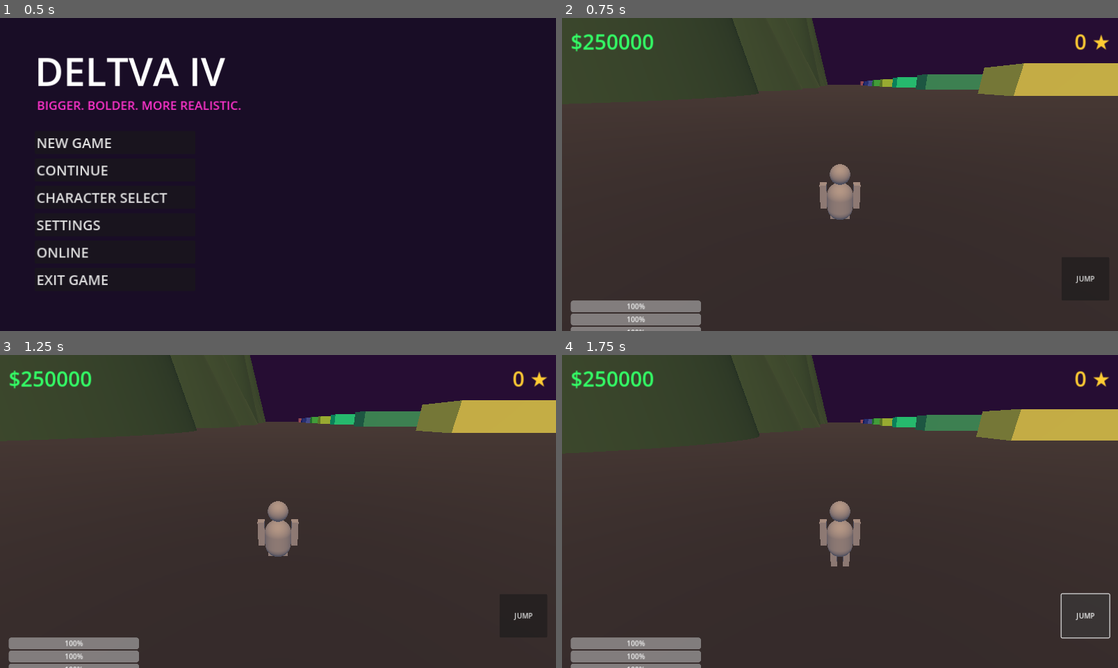
Above: before the commit, frames 1-4 (two rows, left to right).
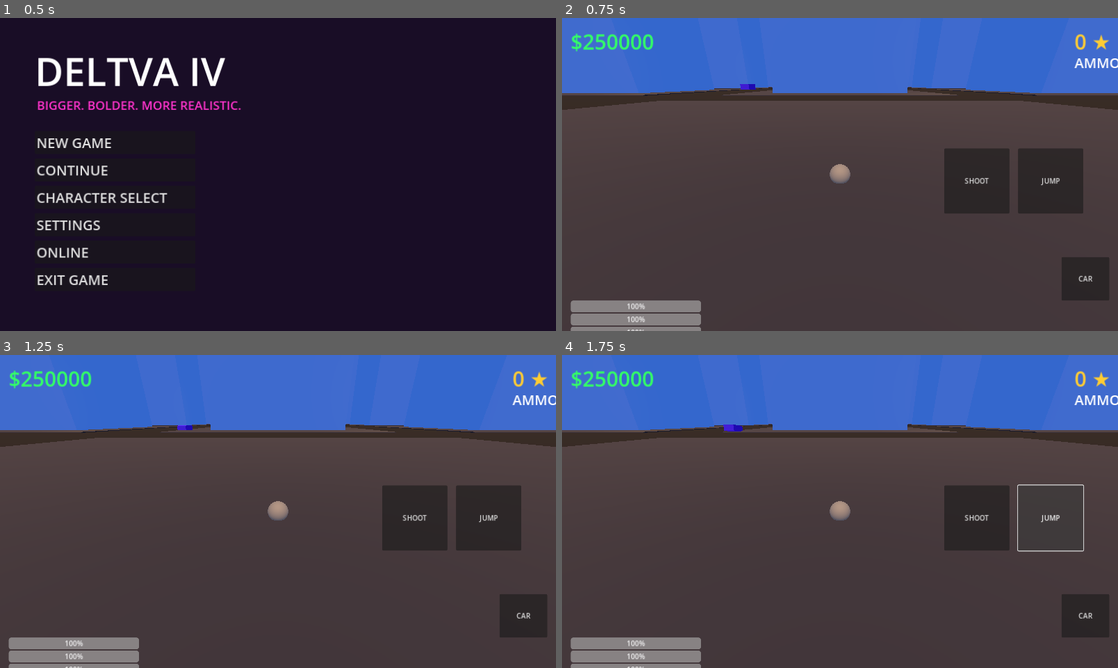
Above: after the commit, the same moments.

Repository: AniblimaxDeveloper/geta-iv-sivis
Game: Godot game, scene res://Menu.tscn
Same seed, same stepped clock (60 frames per second), same inputs: the game is played once before the commit and once after it.
Inputs:
- Up to frame 1 (0.5 s): no input
- Up to frame 2 (0.75 s): click "NEW GAME" at 0.5 s
- Up to frame 3 (1.25 s): no input
- Up to frame 4 (1.75 s): click "JUMP" at 1.25 s

Frame 1 is identical in both runs. In frame 2, 25% of the frame differs, in the area x 0-100%, y 0-85%; in frame 3, 25%; in frame 4, 27%, in the area x 0-100%, y 0-91%.
Error before the commit: Invalid assignment of property or key 'albedo_color' with value of type 'Color' on a base object of type 'null instance'. (res://Main.gd:16)
Error after the commit: Invalid assignment of property or key 'albedo_color' with value of type 'Color' on a base object of type 'null instance'. (res://Main.gd:19)

Commit message:
feat: Phase 16 - Procedural Rigging, Shooting, Police AI, Interactive Vehicles

Diff:
--- a/Main.gd
+++ b/Main.gd
@@ -6,12 +6,15 @@
 @onready var hud_armor = $UI/ArmorBar
 @onready var hud_stamina = $UI/StaminaBar
 @onready var hud_wanted = $UI/WantedLabel
+@onready var hud_ammo = $UI/AmmoLabel
 
 var wanted_level: int = 0
+var police_spawned: bool = false
 
 func _ready():
     generate_world()
-    # Terapkan warna karakter yang dipilih
+    spawn_vehicles(15)
+    # Terapkan warna karakter
     var col = Global.char_colors[Global.selected_char]
     player.get_node("MeshRoot/Body").material_override.albedo_color = col
 
@@ -21,86 +24,131 @@
     hud_armor.value = Global.armor
     hud_stamina.value = Global.stamina
     hud_wanted.text = str(wanted_level) + " ★"
+    hud_ammo.text = "AMMO: " + str(player.ammo)
 
 func generate_world():
-    # 1. Lantai Dasar Raksasa
+    # 1. Lantai Aspal
     var ground = StaticBody3D.new()
     var floor_mesh = MeshInstance3D.new()
     var plane = PlaneMesh.new()
-    plane.size = Vector2(2000, 2000)
+    plane.size = Vector2(1000, 1000)
     floor_mesh.mesh = plane
     var f_mat = StandardMaterial3D.new()
-    f_mat.albedo_color = Color(0.15, 0.15, 0.18)
+    f_mat.albedo_color = Color(0.1, 0.1, 0.12)
     floor_mesh.material_override = f_mat
     var col = CollisionShape3D.new()
     var shape = BoxShape3D.new()
-    shape.size = Vector3(2000, 1, 2000)
+    shape.size = Vector3(1000, 1, 1000)
     col.shape = shape
     col.position.y = -0.5
     ground.add_child(floor_mesh)
     ground.add_child(col)
     add_child(ground)
 
-    # 2. ZONA KOTA (X > 0, Z > 0)
-    for x in range(1, 8):
-        for z in range(1, 8):
+    # 2. Grid Kota
+    var block_size = 80
+    for x in range(-4, 5):
+        for z in range(-4, 5):
+            # Trotoar
+            var sidewalk = MeshInstance3D.new()
+            var s_box = BoxMesh.new()
+            s_box.size = Vector3(60, 0.2, 60)
+            sidewalk.mesh = s_box
+            var s_mat = StandardMaterial3D.new()
+            s_mat.albedo_color = Color(0.2, 0.2, 0.25)
+            sidewalk.material_override = s_mat
+            sidewalk.position = Vector3(x * block_size, 0.1, z * block_size)
+            add_child(sidewalk)
+
+            # Gedung
             var b = StaticBody3D.new()
             var m = MeshInstance3D.new()
             var b_box = BoxMesh.new()
             var h = randf_range(40, 150)
-            b_box.size = Vector3(30, h, 30)
+            b_box.size = Vector3(40, h, 40)
             m.mesh = b_box
             var mat = StandardMaterial3D.new()
-            mat.albedo_color = Color(0.1, 0.1, 0.2)
+            mat.albedo_color = Color(0.1, 0.1, 0.15)
             mat.emission_enabled = true
-            mat.emission = Color(0.2, 0.4, 0.8) # Jendela biru
+            mat.emission = Color(0.2, 0.4, 0.8)
             m.material_override = mat
-            b.position = Vector3(x * 80, h/2, z * 80)
+
+            var c = CollisionShape3D.new()
+            var s = BoxShape3D.new()
+            s.size = b_box.size
+            c.shape = s
+
+            b.position = Vector3(x * block_size, h/2, z * block_size)
             b.add_child(m)
+            b.add_child(c)
             add_child(b)
 
-    # 3. ZONA PANTAI (X < 0, Z > 0)
-    for x in range(-8, 0):
-        for z in range(1, 8):
-            var palm = Node3D.new()
-            var trunk = MeshInstance3D.new()
-            var cyl = CylinderMesh.new()
-            cyl.height = 15.0
-            trunk.mesh = cyl
-            trunk.position.y = 7.5
-            var t_mat = StandardMaterial3D.new()
-            t_mat.albedo_color = Color(0.4, 0.2, 0.1)
-            trunk.material_override = t_mat
-            palm.add_child(trunk)
-            palm.position = Vector3(x * 80, 0, z * 80)
-            add_child(palm)
+            # Lampu Jalan (Menyala)
+            var light = OmniLight3D.new()
+            light.light_color = Color(1, 0.8, 0.4)
+            light.light_energy = 5.0
+            light.omni_range = 25.0
+            light.position = Vector3(x * block_size + 30, 10, z * block_size + 30)
+            add_child(light)
 
-    # 4. ZONA GUNUNG (X < 0, Z < 0)
-    for x in range(-8, 0):
-        for z in range(-8, 0):
-            var mount = MeshInstance3D.new()
-            var cyl = CylinderMesh.new()
-            cyl.top_radius = 0.1
-            cyl.bottom_radius = randf_range(30, 60)
-            cyl.height = randf_range(100, 250)
-            mount.mesh = cyl
-            var m_mat = StandardMaterial3D.new()
-            m_mat.albedo_color = Color(0.2, 0.3, 0.2)
-            mount.material_override = m_mat
-            mount.position = Vector3(x * 80, cyl.height/2, z * 80)
-            add_child(mount)
+func spawn_vehicles(amount: int):
+    for i in range(amount):
+        var car = VehicleBody3D.new()
+        car.set_script(load("res://TrafficCar.gd"))
 
-    # 5. ZONA PELABUHAN (X > 0, Z < 0)
-    for x in range(1, 8):
-        for z in range(-8, 0):
-            var container = StaticBody3D.new()
+        var col = CollisionShape3D.new()
+        var box = BoxShape3D.new()
+        box.size = Vector3(2.5, 1.5, 5.0)
+        col.shape = box
+        car.add_child(col)
+
+        var mesh = MeshInstance3D.new()
+        mesh.name = "MeshInstance3D"
+        var box_mesh = BoxMesh.new()
+        box_mesh.size = Vector3(2.5, 1.5, 5.0)
+        mesh.mesh = box_mesh
+        var mat = StandardMaterial3D.new()
+        mat.albedo_color = Color(randf(), 0.1, randf())
+        mesh.material_override = mat
+        car.add_child(mesh)
+
+        for w in [[1.2, -0.5, 1.8], [-1.2, -0.5, 1.8], [1.2, -0.5, -1.8], [-1.2, -0.5, -1.8]]:
+            var wheel = VehicleWheel3D.new()
+            wheel.position = Vector3(w[0], w[1], w[2])
+            wheel.use_as_steering = true
+            wheel.use_as_traction = true
+            car.add_child(wheel)
+
+        car.position = Vector3(randf_range(-300, 300), 2.0, randf_range(-300, 300))
+        add_child(car)
+
+func add_wanted_level():
+    wanted_level += 1
+    if wanted_level == 1 and not police_spawned:
+        for i in range(5):
+            var police = CharacterBody3D.new()
+            police.add_to_group("police")
+            police.set_script(load("res://Police.gd"))
+
+            var c = CollisionShape3D.new()
+            c.shape = CapsuleShape3D.new()
+            police.add_child(c)
+
             var m = MeshInstance3D.new()
-            var b_box = BoxMesh.new()
-            b_box.size = Vector3(40, 10, 20)
-            m.mesh = b_box
+            m.mesh = CapsuleMesh.new()
             var mat = StandardMaterial3D.new()
-            mat.albedo_color = Color(randf(), randf(), randf())
+            mat.albedo_color = Color(0, 0.2, 1) # Polisi Biru
             m.material_override = mat
-            container.position = Vector3(x * 80, 5, z * 80)
-            container.add_child(m)
-            add_child(container)
+            police.add_child(m)
+
+            police.position = Vector3(player.position.x + randf_range(-40, 40), 2.0, player.position.z + randf_range(-40, 40))
+            add_child(police)
+        police_spawned = true
+
+func player_take_damage(amount: float):
+    if Global.armor > 0:
+        Global.armor -= amount
+    else:
+        Global.health -= amount
+        if Global.health <= 0:
+            get_tree().reload_current_scene()
--- a/Main.tscn
+++ b/Main.tscn
@@ -16,8 +16,11 @@
 radius = 0.3
 height = 0.6
 
-[sub_resource type="BoxMesh" id="BoxMesh_limb"]
-size = Vector3(0.2, 0.8, 0.2)
+[sub_resource type="BoxMesh" id="BoxMesh_arm"]
+size = Vector3(0.2, 0.7, 0.2)
+
+[sub_resource type="BoxMesh" id="BoxMesh_leg"]
+size = Vector3(0.25, 0.8, 0.25)
 
 [sub_resource type="Environment" id="Environment_1"]
 background_mode = 1
@@ -54,21 +57,33 @@
 mesh = SubResource("SphereMesh_head")
 position = Vector3(0, 0.6, 0)
 
-[node name="LeftArm" type="MeshInstance3D" parent="Player/MeshRoot"]
-mesh = SubResource("BoxMesh_limb")
-position = Vector3(0.5, -0.1, 0)
+[node name="LeftArmPivot" type="Node3D" parent="Player/MeshRoot"]
+position = Vector3(0.45, 0.2, 0)
 
-[node name="RightArm" type="MeshInstance3D" parent="Player/MeshRoot"]
-mesh = SubResource("BoxMesh_limb")
-position = Vector3(-0.5, -0.1, 0)
+[node name="ArmMesh" type="MeshInstance3D" parent="Player/MeshRoot/LeftArmPivot"]
+mesh = SubResource("BoxMesh_arm")
+position = Vector3(0, -0.35, 0)
 
-[node name="LeftLeg" type="MeshInstance3D" parent="Player/MeshRoot"]
-mesh = SubResource("BoxMesh_limb")
-position = Vector3(0.2, -0.9, 0)
+[node name="RightArmPivot" type="Node3D" parent="Player/MeshRoot"]
+position = Vector3(-0.45, 0.2, 0)
 
-[node name="RightLeg" type="MeshInstance3D" parent="Player/MeshRoot"]
-mesh = SubResource("BoxMesh_limb")
-position = Vector3(-0.2, -0.9, 0)
+[node name="ArmMesh" type="MeshInstance3D" parent="Player/MeshRoot/RightArmPivot"]
+mesh = SubResource("BoxMesh_arm")
+position = Vector3(0, -0.35, 0)
+
+[node name="LeftLegPivot" type="Node3D" parent="Player/MeshRoot"]
+position = Vector3(0.15, -0.9, 0)
+
+[node name="LegMesh" type="MeshInstance3D" parent="Player/MeshRoot/LeftLegPivot"]
+mesh = SubResource("BoxMesh_leg")
+position = Vector3(0, -0.4, 0)
+
+[node name="RightLegPivot" type="Node3D" parent="Player/MeshRoot"]
+position = Vector3(-0.15, -0.9, 0)
+
+[node name="LegMesh" type="MeshInstance3D" parent="Player/MeshRoot/RightLegPivot"]
+mesh = SubResource("BoxMesh_leg")
+position = Vector3(0, -0.4, 0)
 
 [node name="CameraPivot" type="Node3D" parent="Player"]
 position = Vector3(0, 0.6, 0)
@@ -99,6 +114,15 @@
 theme_override_colors/font_color = Color(1, 0.8, 0.2, 1)
 theme_override_font_sizes/font_size = 48
 text = "0 ★"
+
+[node name="AmmoLabel" type="Label" parent="UI"]
+offset_left = 1180.0
+offset_top = 80.0
+offset_right = 1260.0
+offset_bottom = 130.0
+theme_override_colors/font_color = Color(1, 1, 1, 1)
+theme_override_font_sizes/font_size = 32
+text = "AMMO: 100"
 
 [node name="HealthBar" type="ProgressBar" parent="UI"]
 offset_left = 20.0
@@ -136,10 +160,26 @@
 color = Color(0.1, 0.6, 1, 0.7)
 
 [node name="JumpButton" type="Button" parent="TouchControls"]
+offset_left = 1050.0
+offset_top = 300.0
+offset_right = 1200.0
+offset_bottom = 450.0
+text = "JUMP"
+
+[node name="ShootButton" type="Button" parent="TouchControls"]
+offset_left = 880.0
+offset_top = 300.0
+offset_right = 1030.0
+offset_bottom = 450.0
+text = "SHOOT"
+
+[node name="ActionButton" type="Button" parent="TouchControls"]
 offset_left = 1150.0
 offset_top = 550.0
 offset_right = 1260.0
 offset_bottom = 650.0
-text = "JUMP"
+text = "CAR"
 
 [connection signal="pressed" from="TouchControls/JumpButton" to="TouchControls" method="_on_jump_button_pressed"]
+[connection signal="pressed" from="TouchControls/ShootButton" to="TouchControls" method="_on_shoot_button_pressed"]
+[connection signal="pressed" from="TouchControls/ActionButton" to="TouchControls" method="_on_action_button_pressed"]
--- a/Player.gd
+++ b/Player.gd
@@ -1,19 +1,37 @@
 extends CharacterBody3D
-@export var speed: float = 20.0
-@export var jump_force: float = 12.0
+
+@export var speed: float = 15.0
+@export var jump_force: float = 10.0
 @export var gravity: float = 30.0
 
 var input_dir: Vector2 = Vector2.ZERO
+var current_vehicle: VehicleBody3D = null
 var walk_time: float = 0.0
+var ammo: int = 100
 
 @onready var mesh_root = $MeshRoot
-@onready var left_leg = $MeshRoot/LeftLeg
-@onready var right_leg = $MeshRoot/RightLeg
-@onready var left_arm = $MeshRoot/LeftArm
-@onready var right_arm = $MeshRoot/RightArm
+@onready var left_leg_pivot = $MeshRoot/LeftLegPivot
+@onready var right_leg_pivot = $MeshRoot/RightLegPivot
+@onready var left_arm_pivot = $MeshRoot/LeftArmPivot
+@onready var right_arm_pivot = $MeshRoot/RightArmPivot
 @onready var camera_pivot = $CameraPivot
+@onready var camera = $CameraPivot/SpringArm3D/Camera3D
 
 func _physics_process(delta):
+    if current_vehicle:
+        # Kontrol Mobil
+        if input_dir.y > 0:
+            current_vehicle.brake = input_dir.y * 15.0
+            current_vehicle.engine_force = 0
+        else:
+            current_vehicle.brake = 0
+            current_vehicle.engine_force = -input_dir.y * 3000.0
+        current_vehicle.steering = -input_dir.x * 0.6
+        global_position = current_vehicle.global_position + Vector3(0, 3.0, 0)
+        mesh_root.visible = false
+        return
+
+    mesh_root.visible = true
     if not is_on_floor(): velocity.y -= gravity * delta
 
     var direction = (camera_pivot.global_transform.basis * Vector3(input_dir.x, 0, input_dir.y)).normalized()
@@ -26,21 +44,71 @@
         var target_angle = atan2(-direction.x, -direction.z)
         mesh_root.rotation.y = lerp_angle(mesh_root.rotation.y, target_angle, 0.2)
 
+        # Animasi Berjalan (Ayun Sendi)
         walk_time += delta * 15.0
-        left_leg.rotation.x = sin(walk_time) * 0.7
-        right_leg.rotation.x = -sin(walk_time) * 0.7
-        left_arm.rotation.x = -sin(walk_time) * 0.5
-        right_arm.rotation.x = sin(walk_time) * 0.5
+        left_leg_pivot.rotation.x = sin(walk_time) * 0.7
+        right_leg_pivot.rotation.x = -sin(walk_time) * 0.7
+        left_arm_pivot.rotation.x = -sin(walk_time) * 0.5
+        right_arm_pivot.rotation.x = sin(walk_time) * 0.5
     else:
         velocity.x = move_toward(velocity.x, 0, speed)
         velocity.z = move_toward(velocity.z, 0, speed)
-        left_leg.rotation.x = lerp(left_leg.rotation.x, 0.0, 0.2)
-        right_leg.rotation.x = lerp(right_leg.rotation.x, 0.0, 0.2)
-        left_arm.rotation.x = lerp(left_arm.rotation.x, 0.0, 0.2)
-        right_arm.rotation.x = lerp(right_arm.rotation.x, 0.0, 0.2)
+        left_leg_pivot.rotation.x = lerp(left_leg_pivot.rotation.x, 0.0, 0.2)
+        right_leg_pivot.rotation.x = lerp(right_leg_pivot.rotation.x, 0.0, 0.2)
+        left_arm_pivot.rotation.x = lerp(left_arm_pivot.rotation.x, 0.0, 0.2)
+        right_arm_pivot.rotation.x = lerp(right_arm_pivot.rotation.x, 0.0, 0.2)
 
     move_and_slide()
 
 func jump():
-    if is_on_floor():
+    if is_on_floor() and not current_vehicle:
         velocity.y = jump_force
+
+func shoot():
+    if current_vehicle or ammo <= 0: return
+    ammo -= 1
+
+    # Animasi Tembak
+    right_arm_pivot.rotation.x = -1.5
+    await get_tree().create_timer(0.1).timeout
+    right_arm_pivot.rotation.x = 0.0
+
+    var space_state = get_world_3d().direct_space_state
+    var screen_center = get_viewport().get_visible_rect().size / 2
+    var origin = camera.project_ray_origin(screen_center)
+    var end = origin + camera.project_ray_normal(screen_center) * 100
+    var query = PhysicsRayQueryParameters3D.create(origin, end)
+    query.exclude = [self.get_rid()]
+    var result = space_state.intersect_ray(query)
+
+    # Efek Tracer
+    var tracer = MeshInstance3D.new()
+    var t_mesh = BoxMesh.new()
+    t_mesh.size = Vector3(0.05, 0.05, origin.distance_to(end))
+    tracer.mesh = t_mesh
+    var t_mat = StandardMaterial3D.new()
+    t_mat.albedo_color = Color(1, 1, 0, 0.8)
+    t_mat.emission_enabled = true
+    t_mat.emission = Color(1, 1, 0)
+    tracer.material_override = t_mat
+    get_tree().current_scene.add_child(tracer)
+    tracer.global_position = (origin + end) / 2
+    tracer.look_at(end, Vector3.UP)
+    get_tree().create_timer(0.1).timeout.connect(tracer.queue_free)
+
+    # Memicu Wanted Level
+    var main = get_node_or_null("../../Main")
+    if main: main.add_wanted_level()
+
+    if result and result.collider.has_method("take_damage"):
+        result.collider.take_damage(50)
+
+func interact():
+    if current_vehicle:
+        current_vehicle = null
+    else:
+        var vehicles = get_tree().get_nodes_in_group("vehicles")
+        for v in vehicles:
+            if global_position.distance_to(v.global_position) < 8.0:
+                current_vehicle = v
+                break
--- a/Police.gd
+++ b/Police.gd
@@ -1,8 +1,8 @@
 extends CharacterBody3D
-var speed: float = 12.0
+var speed: float = 14.0
 var target: Node3D
 var health: int = 100
-var shoot_cooldown: float = 1.5
+var shoot_cooldown: float = 2.0
 
 func _ready():
     target = get_node_or_null("../../Player")
@@ -25,18 +25,13 @@
         else:
             velocity.x = 0
             velocity.z = 0
-            look_at(Vector3(target.global_position.x, global_position.y, target.global_position.z), Vector3.UP)
-
-            # Tembak Pemain
             if shoot_cooldown <= 0:
-                shoot_cooldown = 1.5
-                if target.has_method("take_damage"):
-                    target.take_damage(10.0)
+                shoot_cooldown = 2.0
+                var main = get_node_or_null("../../Main")
+                if main: main.player_take_damage(10)
     move_and_slide()
 
 func take_damage(amount: int):
     health -= amount
-    $Mesh.material_override.albedo_color = Color(1, 1, 1)
-    await get_tree().create_timer(0.1).timeout
-    if health > 0: $Mesh.material_override.albedo_color = Color(0, 0.2, 1)
-    else: queue_free()
+    if health <= 0:
+        queue_free()
--- a/TrafficCar.gd
+++ b/TrafficCar.gd
@@ -5,6 +5,7 @@
 var health: float = 100.0
 
 func _ready():
+    add_to_group("vehicles")
     ray = RayCast3D.new()
     ray.target_position = Vector3(0, 0, -6)
     add_child(ray)
@@ -26,25 +27,5 @@
 
 func take_damage(amount: float):
     health -= amount
-    var mat = $MeshInstance3D.material_override as StandardMaterial3D
-    if mat:
-        mat.albedo_color = Color(1, 0, 0) # Berkedip merah
-        await get_tree().create_timer(0.1).timeout
-        if health > 0:
-            mat.albedo_color = Color(randf(), 0.1, randf())
-        else:
-            explode()
-
-func explode():
-    var light = OmniLight3D.new()
-    light.light_color = Color(1, 0.5, 0)
-    light.light_energy = 20.0
-    light.omni_range = 30.0
-    add_child(light)
-
-    $MeshInstance3D.visible = false
-    engine_force = 0
-    brake = 20.0
-
-    await get_tree().create_timer(1.5).timeout
-    queue_free()
+    if health <= 0:
+        queue_free()
Not shown: 1 places in Main.tscn that only renumber resources
Not shown, changed: export_presets.cfg
